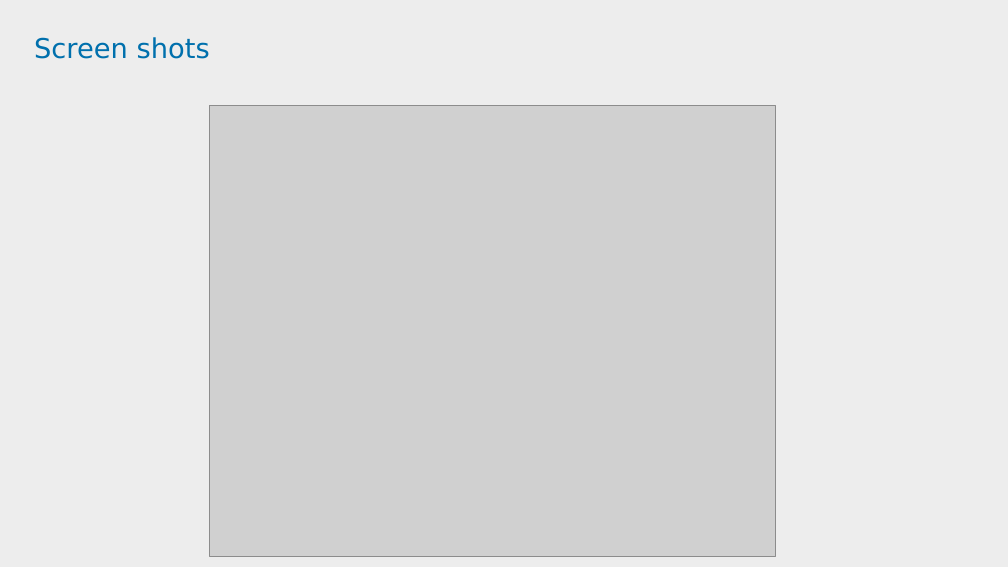
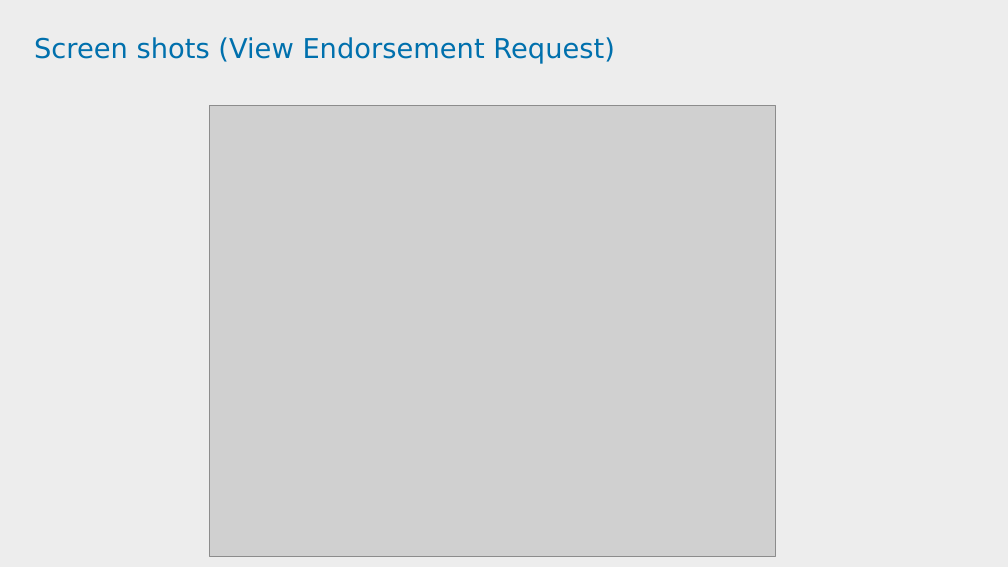
Before and after one commit to tusharp8764/project, a slide deck: slide 22 of Policy Endorsement PPT--FINAL.pptx (slide 21 before the commit). Drawn at 1008x567 pixels with LibreOffice and Linux fonts; fonts in the diff are those of the drawing; grey boxes stand for pictures; background and template pictures are left out. Boxes give left, top, right and bottom in pixels: in the first picture for what was removed or moved away, otherwise in the second. Text is boxed around its words. In the diff, an @@ line names an element or a change of style, - is before the commit and + after.

```diff
--- a/Policy Endorsement PPT--FINAL.pptx
+++ b/Policy Endorsement PPT--FINAL.pptx
@@ title at (34,37,615,64): text changed @@
-Screen shots
+Screen shots (View Endorsement Request)
```
Also in this commit, not shown: 10 other slides changed, 1 slide added.
